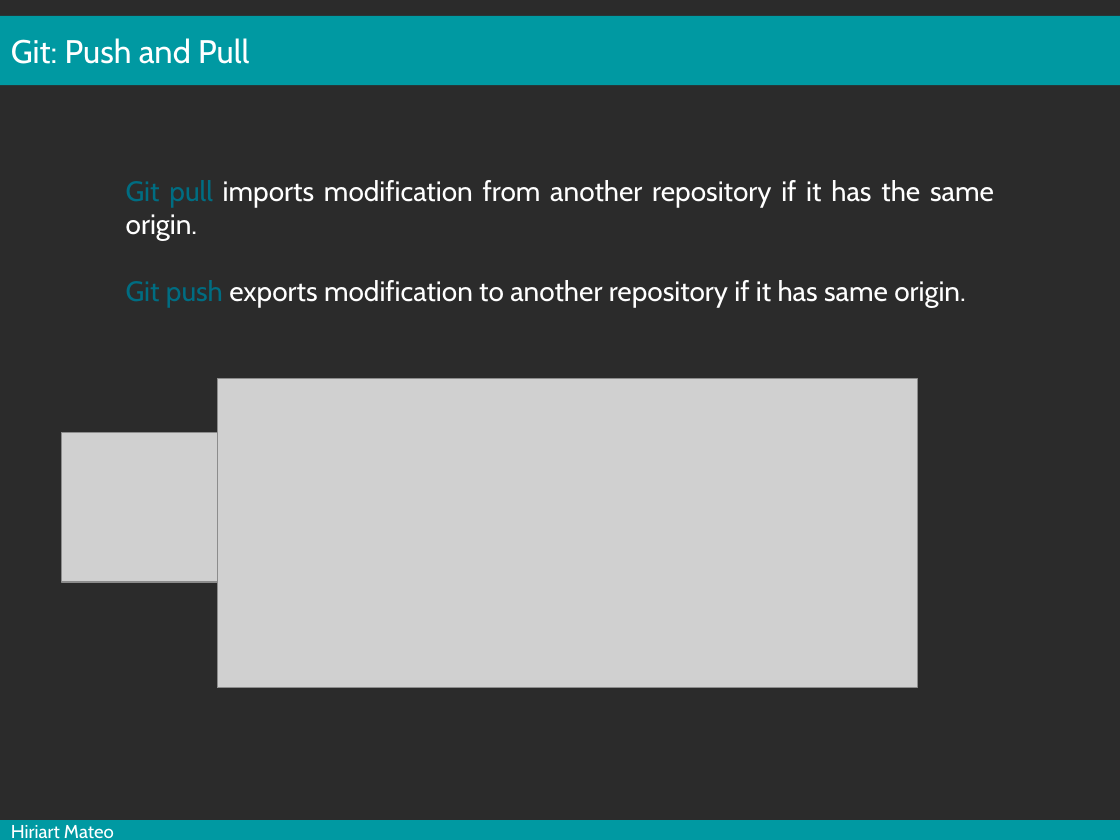
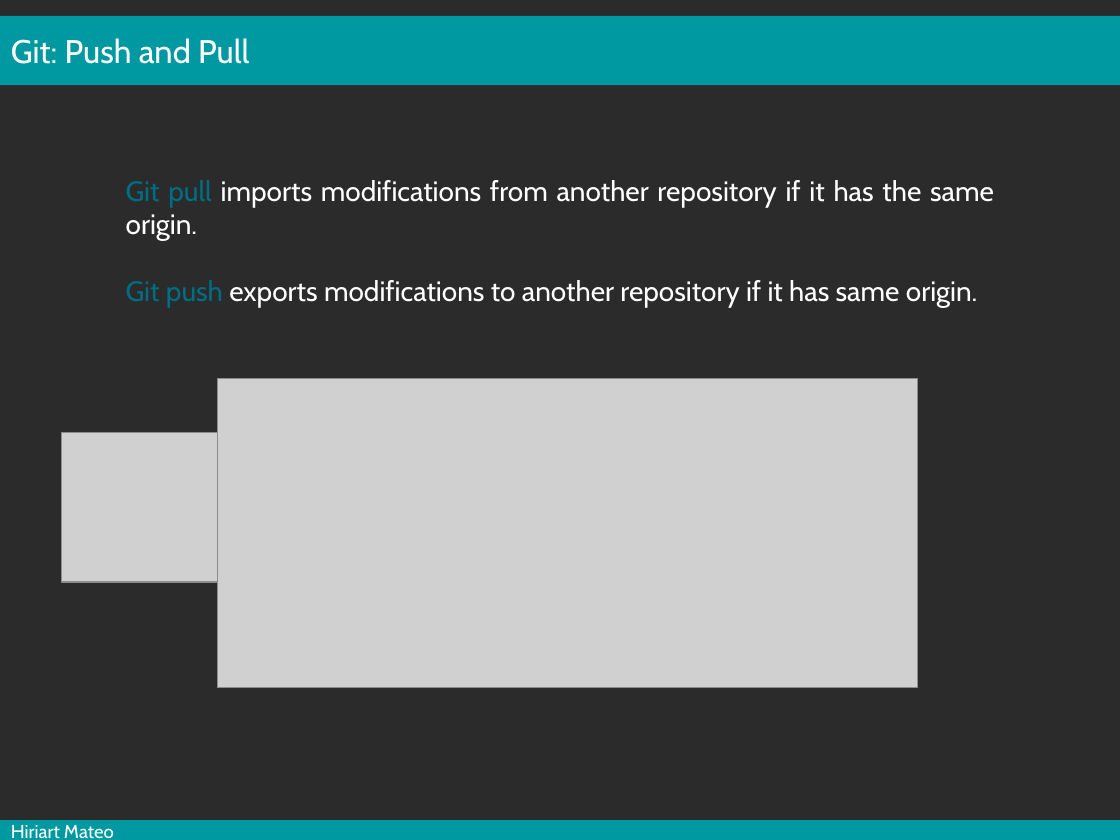
Before and after one commit to mesocentre-clermont-auvergne/formation_fair, a slide deck: slide 13 of fair_versionnage/versionnage_cours/cours.odp (slide 14 before the commit). Drawn at 1120x840 pixels with LibreOffice and Linux fonts; fonts in the diff are those of the drawing; grey boxes stand for pictures; background and template pictures are left out; a plain dark background stands for a picture behind light text. Boxes give left, top, right and bottom in pixels: in the first picture for what was removed or moved away, otherwise in the second. Text is boxed around its words. In the diff, an @@ line names an element or a change of style, - is before the commit and + after.

```diff
--- a/fair_versionnage/versionnage_cours/cours.odp
+++ b/fair_versionnage/versionnage_cours/cours.odp
@@ text at (126,180,994,308): text changed @@
-Git pull imports modification from another repository if it has the same origin.
-Git push exports modification to another repository if it has same origin.
+Git pull imports modifications from another repository if it has the same origin.
+Git push exports modifications to another repository if it has same origin.
```
Also in this commit, not shown: 3 other slides changed, 1 slide removed, 1 other file.
